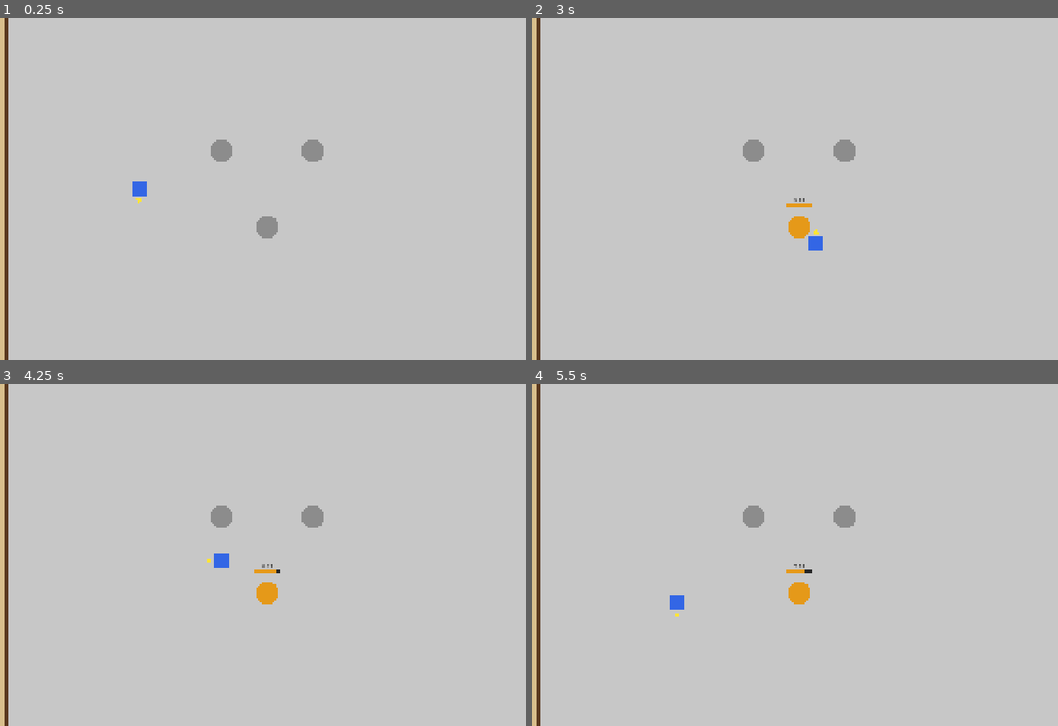
Above: before the commit, frames 1-4 (two rows, left to right).
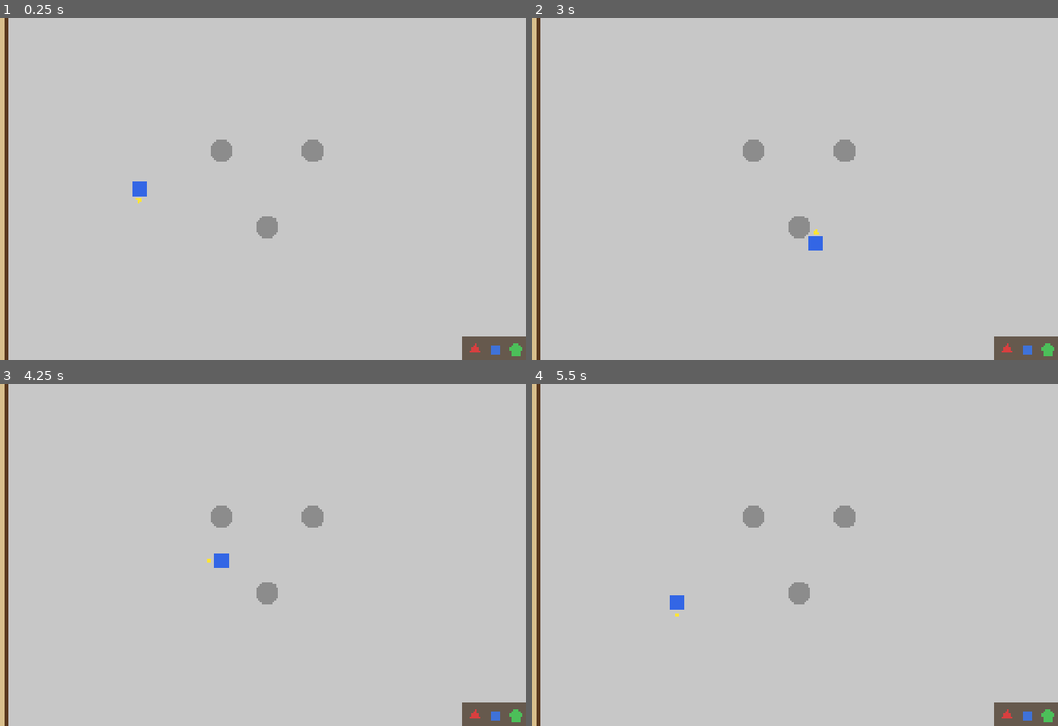
Above: after the commit, the same moments.

Repository: ritks/AlchemyGame
Game: Godot game, scene res://scenes/Kitchen.tscn
The game is run twice, just before and just after one commit, with the same random seed, the same clock (stepped at 60 frames per second) and the same inputs.
Inputs:
- Up to frame 1 (0.25 s): no input
- Up to frame 2 (3 s): tap Enter at 0.5 s; hold D (move_right) 0.53-1.28 s; tap , (interact) every 0.75 s from 0.6 to 2.85 s; hold S (move_down) 1.28-2.03 s; hold D (move_right) 2.03-2.78 s; hold W (move_up) from 2.78 s (still down)
- Up to frame 3 (4.25 s): release W (move_up) at 3.53 s; hold A (move_left) from 3.53 s (still down); tap , (interact) at 3.6 s
- Up to frame 4 (5.5 s): tap , (interact) at 4.35, 5.1 s; release A (move_left) at 5.03 s; hold S (move_down) from 5.03 s (still down)

The runs differ from the first frame. In frame 1, 0.8% of the frame differs, in the area x 87-100%, y 93-100%; in frame 2, 1.1%, in the area x 48-100%, y 52-100%; in frame 3, 1.1%; in frame 4, 1.1%.

Commit message:
added ingredients and 3 diff types with player holding ingredient and can put into cauldrons

Diff:
--- /dev/null
+++ b/scenes/IngredientSlot.tscn
@@ -0,0 +1,26 @@
+[gd_scene load_steps=4 format=3]
+
+[ext_resource type="Script" path="res://scripts/IngredientSlot.gd" id="1_slot"]
+
+[sub_resource type="RectangleShape2D" id="RectangleShape2D_body"]
+size = Vector2(64, 64)
+
+[sub_resource type="RectangleShape2D" id="RectangleShape2D_interact"]
+size = Vector2(60, 100)
+
+[node name="IngredientSlot" type="StaticBody2D"]
+collision_layer = 1
+collision_mask = 0
+script = ExtResource("1_slot")
+
+[node name="CollisionShape2D" type="CollisionShape2D" parent="."]
+shape = SubResource("RectangleShape2D_body")
+
+[node name="Visual" type="Polygon2D" parent="."]
+
+[node name="InteractArea" type="Area2D" parent="."]
+collision_layer = 4
+collision_mask = 0
+
+[node name="CollisionShape2D" type="CollisionShape2D" parent="InteractArea"]
+shape = SubResource("RectangleShape2D_interact")
--- a/scenes/Kitchen.tscn
+++ b/scenes/Kitchen.tscn
@@ -1,7 +1,8 @@
-[gd_scene load_steps=6 format=3]
+[gd_scene load_steps=7 format=3]
 
 [ext_resource type="PackedScene" path="res://scenes/Player.tscn" id="1_player"]
 [ext_resource type="PackedScene" path="res://scenes/CookingStation.tscn" id="2_station"]
+[ext_resource type="PackedScene" path="res://scenes/IngredientSlot.tscn" id="3_slot"]
 
 [sub_resource type="RectangleShape2D" id="RectangleShape2D_counter"]
 size = Vector2(24, 1080)
@@ -80,5 +81,22 @@
 [node name="Cauldron3" parent="Floor" instance=ExtResource("2_station")]
 position = Vector2(1104, 660)
 
+[node name="BinBackground" type="ColorRect" parent="Floor"]
+position = Vector2(1716, 1004)
+size = Vector2(204, 76)
+color = Color(0.4, 0.35, 0.3, 1)
+
+[node name="IngredientSlot1" parent="Floor" instance=ExtResource("3_slot")]
+position = Vector2(1760, 1048)
+ingredient_type = 0
+
+[node name="IngredientSlot2" parent="Floor" instance=ExtResource("3_slot")]
+position = Vector2(1824, 1048)
+ingredient_type = 1
+
+[node name="IngredientSlot3" parent="Floor" instance=ExtResource("3_slot")]
+position = Vector2(1888, 1048)
+ingredient_type = 2
+
 [node name="Player" parent="." instance=ExtResource("1_player")]
 position = Vector2(700, 540)
--- a/scenes/Player.tscn
+++ b/scenes/Player.tscn
@@ -24,6 +24,10 @@
 color = Color(1, 0.9, 0.2, 1)
 polygon = PackedVector2Array(0, -10, 20, 0, 0, 10)
 
+[node name="HeldItemVisual" type="Polygon2D" parent="."]
+position = Vector2(0, -40)
+visible = false
+
 [node name="InteractArea" type="Area2D" parent="."]
 collision_layer = 0
 collision_mask = 4
--- a/scripts/CookingStation.gd
+++ b/scripts/CookingStation.gd
@@ -14,6 +14,7 @@
 const BAR_WIDTH := 80.0
 
 var state: State = State.EMPTY
+var cooking_item_type: Ingredient.Type = Ingredient.Type.TRIANGLE
 
 @onready var body: Polygon2D = $Body
 @onready var cook_timer: Timer = $CookTimer
@@ -54,19 +55,22 @@
 	time_label.text = "%.2f" % time_left
 
 
-func interact() -> void:
+func interact(player: Node) -> void:
 	match state:
 		State.EMPTY:
-			_set_state(State.COOKING)
-			cook_timer.start()
+			if player.is_holding and not player.held_item_cooked:
+				cooking_item_type = player.held_item_type
+				player.clear_held_item()
+				_set_state(State.COOKING)
+				cook_timer.start()
 		State.COOKING:
 			pass  # uninterruptible
 		State.READY:
-			print("[CookingStation] picked up")
-			spoil_timer.stop()
-			_set_state(State.EMPTY)
+			if not player.is_holding:
+				player.set_held_item(cooking_item_type, true)
+				spoil_timer.stop()
+				_set_state(State.EMPTY)
 		State.SPOILED:
-			print("[CookingStation] discarded spoiled item")
 			_set_state(State.EMPTY)
 
 
--- /dev/null
+++ b/scripts/Ingredient.gd
@@ -0,0 +1,34 @@
+class_name Ingredient
+extends RefCounted
+
+enum Type { TRIANGLE, SQUARE, PENTAGON }
+
+const COLORS := {
+	Type.TRIANGLE: Color(0.85, 0.25, 0.25),
+	Type.SQUARE: Color(0.25, 0.45, 0.85),
+	Type.PENTAGON: Color(0.3, 0.75, 0.35),
+}
+
+const SIDES := {
+	Type.TRIANGLE: 3,
+	Type.SQUARE: 4,
+	Type.PENTAGON: 5,
+}
+
+const ANGLE_OFFSET := {
+	Type.TRIANGLE: 0.0,
+	Type.SQUARE: PI / 4.0,
+	Type.PENTAGON: 0.0,
+}
+
+
+static func polygon_points(type: Type, radius: float) -> PackedVector2Array:
+	return _regular_polygon(radius, SIDES[type], ANGLE_OFFSET[type])
+
+
+static func _regular_polygon(radius: float, sides: int, angle_offset: float) -> PackedVector2Array:
+	var pts := PackedVector2Array()
+	for i in sides:
+		var angle: float = TAU * i / sides - PI / 2.0 + angle_offset
+		pts.append(Vector2(cos(angle), sin(angle)) * radius)
+	return pts
--- /dev/null
+++ b/scripts/IngredientSlot.gd
@@ -0,0 +1,15 @@
+extends StaticBody2D
+
+@export var ingredient_type: Ingredient.Type = Ingredient.Type.TRIANGLE
+
+@onready var visual: Polygon2D = $Visual
+
+
+func _ready() -> void:
+	visual.polygon = Ingredient.polygon_points(ingredient_type, 22.0)
+	visual.color = Ingredient.COLORS[ingredient_type]
+
+
+func interact(player: Node) -> void:
+	if not player.is_holding:
+		player.set_held_item(ingredient_type, false)
--- a/scripts/Player.gd
+++ b/scripts/Player.gd
@@ -6,12 +6,18 @@
 
 var facing_dir: Vector2 = Vector2.DOWN
 
+var is_holding: bool = false
+var held_item_type: Ingredient.Type = Ingredient.Type.TRIANGLE
+var held_item_cooked: bool = false
+
 @onready var interact_area: Area2D = $InteractArea
 @onready var facing_indicator: Node2D = $FacingIndicator
+@onready var held_item_visual: Polygon2D = $HeldItemVisual
 
 
 func _ready() -> void:
 	_update_facing_transforms()
+	_update_held_item_visual()
 
 
 func _physics_process(_delta: float) -> void:
@@ -32,7 +38,7 @@
 		for area in interact_area.get_overlapping_areas():
 			var target: Node = area.owner
 			if target and target.has_method("interact"):
-				target.interact()
+				target.interact(self)
 				break
 
 
@@ -41,3 +47,23 @@
 	interact_area.rotation = facing_dir.angle()
 	facing_indicator.position = facing_dir * FACING_INDICATOR_OFFSET
 	facing_indicator.rotation = facing_dir.angle()
+
+
+func set_held_item(type: Ingredient.Type, cooked: bool) -> void:
+	is_holding = true
+	held_item_type = type
+	held_item_cooked = cooked
+	_update_held_item_visual()
+
+
+func clear_held_item() -> void:
+	is_holding = false
+	_update_held_item_visual()
+
+
+func _update_held_item_visual() -> void:
+	held_item_visual.visible = is_holding
+	if is_holding:
+		held_item_visual.polygon = Ingredient.polygon_points(held_item_type, 16.0)
+		var base_color: Color = Ingredient.COLORS[held_item_type]
+		held_item_visual.color = base_color.lightened(0.4) if held_item_cooked else base_color
Not shown, added: scripts/Ingredient.gd.uid
Not shown, added: scripts/IngredientSlot.gd.uid
